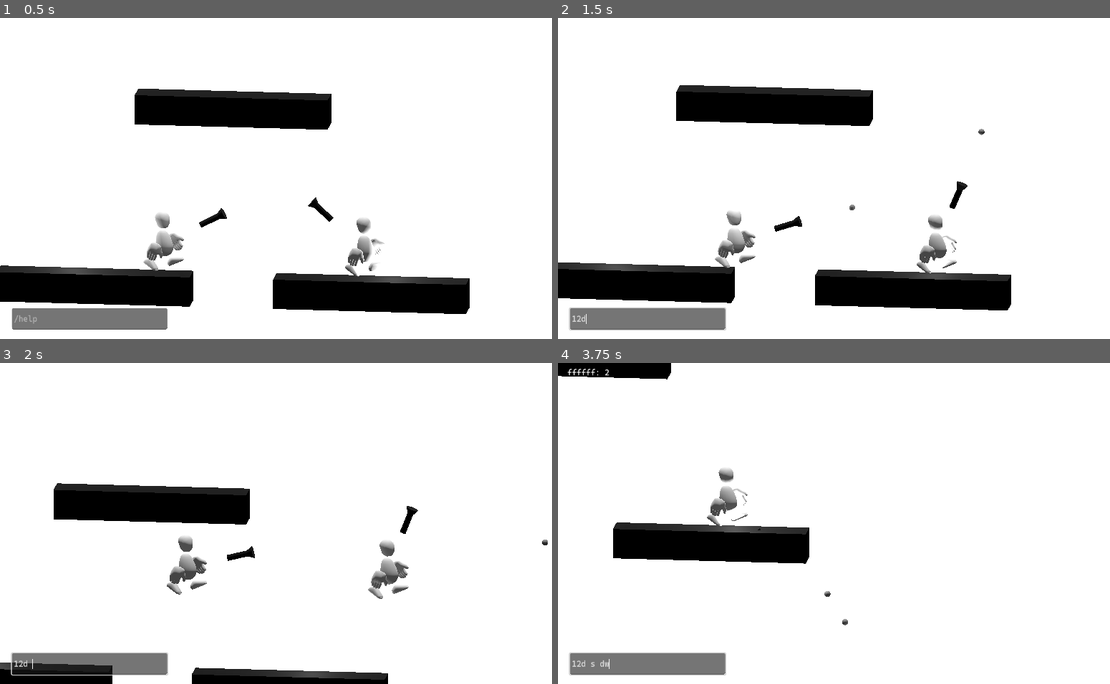
Above: before the commit, frames 1-4 (two rows, left to right).
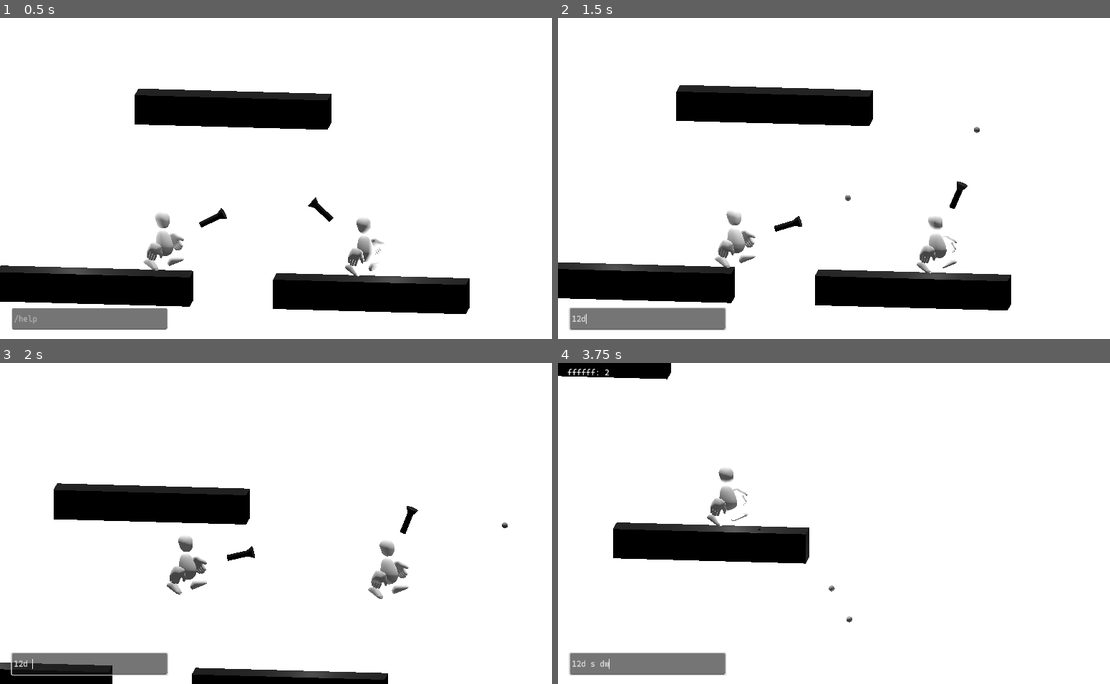
Above: after the commit, the same moments.

Repository: theowiik/project-epic-footsies-2
Game: Godot game, scene res://scenes/main.tscn
Same seed, same stepped clock (60 frames per second), same inputs: the game is played once before the commit and once after it. The engine's default icon, where the game draws it, is replaced by a stand-in: a white triangle on a blue panel in a dark square.
Inputs (mouse positions are in pixels of both pictures, inside the frame that each line leads up to):
- Up to frame 1 (0.5 s): no input
- Up to frame 2 (1.5 s): click (646, 319) at 0.52 s; type "12" at 0.6 s; move the mouse to (972, 162) at 1.27 s; hold D from 1.28 s (still down); click (972, 162) at 1.42 s
- Up to frame 3 (2 s): keep holding D; tap Space at 1.52 s
- Up to frame 4 (3.75 s): move the mouse to (729, 539) at 2.02 s; release D at 2.03 s; hold S 2.03-2.78 s; tap Space at 2.27 s; move the mouse to (900, 452) at 2.77 s; hold D 2.78-3.53 s; move the mouse to (817, 587) at 3.52 s; hold W from 3.53 s (still down); click (817, 587) at 3.67 s

Frame 1 is identical in both runs. In frame 2, 0.1% of the frame differs, in the area x 32-78%, y 33-78%; in frame 3, less than 0.1%; in frame 4, 0.1%.
Error after the commit: Parse Error: Could not resolve class "RapidFireDecorator", because of a parser error. (res://scripts/crystal_registry.gd:10)

Commit message:
Context improvement (#25)
* Re-structure context

* Old decorator

* Old decorator

* Bullet spread

* Rename to interface

* Fix linting

* Remove docs dir

* Rename power ups registry to crystal registry

* Rename to crystal repository

Diff:
--- a/game/objects/bullet.tscn
+++ b/game/objects/bullet.tscn
@@ -23,3 +23,5 @@
 
 [node name="CollisionShape3D" type="CollisionShape3D" parent="."]
 shape = SubResource("SphereShape3D_3ndsa")
+
+[node name="OmniLight3D" type="OmniLight3D" parent="."]
--- a/game/scripts/console.gd
+++ b/game/scripts/console.gd
@@ -39,10 +39,10 @@
 
 func _cmd_apply(args: Array):
 	if args.size() < 1:
-		write("Usage: /apply <powerup_name>")
+		write("Usage: /apply <crystal_name>")
 		return
 
-	var powerup_name = args[0]
+	var crystal_name = args[0]
 	var players = _get_players()
 
 	if players.size() == 0:
@@ -51,27 +51,27 @@
 
 	var success_count = 0
 	for player in players:
-		if player.apply_powerup(powerup_name):
+		if player.apply_crystal(crystal_name):
 			success_count += 1
 
 	if success_count > 0:
-		write("Applied '%s' to %d player(s)" % [powerup_name, success_count])
+		write("Applied '%s' to %d player(s)" % [crystal_name, success_count])
 	else:
-		write("Failed to apply '%s' (already active or invalid)" % powerup_name)
+		write("Failed to apply '%s' (already active or invalid)" % crystal_name)
 
 
 func _cmd_list(_args: Array):
-	var registry = PowerUpRegistry.new()
-	var powerups = registry.get_all_powerups()
-	write("Available powerups:")
-	for powerup in powerups:
-		write("  - " + powerup)
+	var registry = CrystalRegistry.new()
+	var crystals = registry.get_all_crystals()
+	write("Available crystals:")
+	for crystal in crystals:
+		write("  - " + crystal)
 
 
 func _cmd_help(_args: Array):
 	write("Available commands:")
-	write("  /apply <powerup_name> - Apply powerup to all players")
-	write("  /list - List all available powerups")
+	write("  /apply <crystal_name> - Apply crystal to all players")
+	write("  /list - List all available crystals")
 	write("  /help - Show this help message")
 
 
--- /dev/null
+++ b/game/scripts/crystal_registry.gd
@@ -0,0 +1,42 @@
+class_name CrystalRegistry
+extends RefCounted
+
+var movement_crystals = {
+	"phast": PhastDecorator,
+	"double_jump": DoubleJumpDecorator,
+}
+
+var shooting_crystals = {
+	"rapid_fire": RapidFireDecorator,
+	"triple_shot": TripleShotDecorator,
+	"fast_bullets": FastBulletsDecorator,
+	"recoil": RecoilDecorator,
+}
+
+
+func get_all_crystals() -> Array[String]:
+	var all: Array[String] = []
+	all.append_array(movement_crystals.keys())
+	all.append_array(shooting_crystals.keys())
+	return all
+
+
+func is_movement_crystal(name: String) -> bool:
+	return movement_crystals.has(name)
+
+
+func is_shooting_crystal(name: String) -> bool:
+	return shooting_crystals.has(name)
+
+
+func create_movement_decorator(name: String, base: MoverInterface) -> MoverInterface:
+	if not movement_crystals.has(name):
+		return null
+	return movement_crystals[name].new(base)
+
+
+func create_shooting_decorator(name: String, base: ShooterInterface) -> ShooterInterface:
+	if not shooting_crystals.has(name):
+		return null
+
+	return shooting_crystals[name].new(base)
--- a/game/scripts/movement/default_mover.gd
+++ b/game/scripts/movement/base_mover.gd
@@ -1,4 +1,4 @@
-class_name DefaultMover
+class_name BaseMover
 extends MoverInterface
 
 const JUMP_VELOCITY = 10.0
--- a/game/scripts/movement/decorators/double_jump_decorator.gd
+++ b/game/scripts/movement/decorators/double_jump_decorator.gd
@@ -18,4 +18,4 @@
 	):
 		context.jump_requested = true
 
-	return base_mover.process_movement(input_vector, delta, context)
+	return wrapped_mover.process_movement(input_vector, delta, context)
--- a/game/scripts/movement/decorators/phast_decorator.gd
+++ b/game/scripts/movement/decorators/phast_decorator.gd
@@ -4,7 +4,12 @@
 var speed_multiplier: float = 1.6
 
 
+func _init(mover: MoverInterface, multiplier: float = 1.6):
+	super(mover)
+	speed_multiplier = multiplier
+
+
 func process_movement(input_vector: Vector2, delta: float, context: MovementContext) -> Vector3:
-	var base_velocity = base_mover.process_movement(input_vector, delta, context)
-	base_velocity.x *= speed_multiplier
-	return base_velocity
+	var velocity = wrapped_mover.process_movement(input_vector, delta, context)
+	velocity.x *= speed_multiplier
+	return velocity
--- a/game/scripts/movement/movement_context.gd
+++ b/game/scripts/movement/movement_context.gd
@@ -6,6 +6,7 @@
 var jump_pressed: bool = false
 var jump_count: int = 0
 var jump_requested: bool = false
+var speed_multiplier: float = 1.0
 
 
 func _init(vel_y: float = 0.0, on_floor: bool = false, jump: bool = false, jumps: int = 0):
--- a/game/scripts/movement/mover_decorator.gd
+++ b/game/scripts/movement/movement_decorator.gd
@@ -1,12 +1,12 @@
 class_name MoverDecorator
 extends MoverInterface
 
-var base_mover: MoverInterface
+var wrapped_mover: MoverInterface
 
 
 func _init(mover: MoverInterface):
-	base_mover = mover
+	wrapped_mover = mover
 
 
 func process_movement(input_vector: Vector2, delta: float, context: MovementContext) -> Vector3:
-	return base_mover.process_movement(input_vector, delta, context)
+	return wrapped_mover.process_movement(input_vector, delta, context)
--- a/game/scripts/player.gd
+++ b/game/scripts/player.gd
@@ -1,3 +1,4 @@
+class_name Player
 extends CharacterBody3D
 
 const TEAM_COLOR: Color = Color(1, 0.4, 0.2, 1)
@@ -10,13 +11,14 @@
 # Movement
 var mover: MoverInterface
 var base_mover: MoverInterface
-var mover_decorators: Array[String] = []
+var mover_decorator_names: Array[String] = []
 var jump_count: int = 0
+var external_velocity: Vector3 = Vector3.ZERO
 
 # Shooting
 var shooter: ShooterInterface
 var base_shooter: ShooterInterface
-var shooter_decorators: Array[String] = []
+var shooter_decorator_names: Array[String] = []
 var shoot_cooldown: float = 0.0
 
 @onready var aim_pivot: Node3D = $AimPivot
@@ -24,15 +26,13 @@
 
 
 func _ready():
-	add_to_group(Constants.PLAYERS_GROUP)
-
 	# input = GamepadInput.new(device_id)
 	input = KeyboardMouseInput.new(self)
 
-	base_mover = DefaultMover.new(5.0)
+	base_mover = BaseMover.new(5.0)
 	mover = base_mover
 
-	base_shooter = DefaultShooter.new()
+	base_shooter = BaseShooter.new()
 	shooter = base_shooter
 
 
@@ -52,7 +52,12 @@
 		aim_pivot.rotation.z = angle
 
 	if input.is_shoot_pressed() and shoot_cooldown <= 0:
-		_shoot()
+		var direction = (shoot_position.global_position - global_position).normalized()
+		var context = ShootingContext.new(
+			shoot_position.global_position, direction, TEAM_COLOR, get_parent(), self
+		)
+
+		shooter.shoot(context)
 		shoot_cooldown = shooter.get_shoot_delay()
 
 
@@ -60,45 +65,48 @@
 	var context = MovementContext.new(
 		velocity.y, is_on_floor(), input.is_jump_just_pressed(), jump_count
 	)
+
 	velocity = mover.process_movement(input.get_movement(), delta, context)
 	jump_count = context.jump_count
+
+	# Apply and decay external velocity (knockback, recoil, etc.)
+	velocity += external_velocity
+	external_velocity = external_velocity.lerp(Vector3.ZERO, 10.0 * delta)
+	if external_velocity.length() < 0.1:
+		external_velocity = Vector3.ZERO
+
 	move_and_slide()
 
 
-func _shoot():
-	var direction = (shoot_position.global_position - global_position).normalized()
-	var context = ShootingContext.new(
-		shoot_position.global_position, direction, TEAM_COLOR, get_parent()
-	)
-	shooter.shoot(context)
+func apply_impulse(impulse: Vector3) -> void:
+	external_velocity += impulse
 
 
-func apply_powerup(powerup_name: String) -> bool:
-	var registry = PowerUpRegistry.new()
+func apply_crystal(crystal_name: String) -> bool:
+	var registry = CrystalRegistry.new()
 
-	if registry.is_movement_powerup(powerup_name):
-		if not mover_decorators.has(powerup_name):
-			mover_decorators.append(powerup_name)
-			_rebuild_movement_chain()
-			return true
-	elif registry.is_shooting_powerup(powerup_name):
-		if not shooter_decorators.has(powerup_name):
-			shooter_decorators.append(powerup_name)
-			_rebuild_shooting_chain()
-			return true
+	if registry.is_movement_crystal(crystal_name):
+		mover_decorator_names.append(crystal_name)
+		_rebuild_movement_chain()
+		return true
+
+	if registry.is_shooting_crystal(crystal_name):
+		shooter_decorator_names.append(crystal_name)
+		_rebuild_shooting_chain()
+		return true
 
 	return false
 
 
 func _rebuild_movement_chain():
-	var registry = PowerUpRegistry.new()
+	var registry = CrystalRegistry.new()
 	mover = base_mover
-	for powerup_name in mover_decorators:
-		mover = registry.create_movement_decorator(powerup_name, mover)
+	for crystal_name in mover_decorator_names:
+		mover = registry.create_movement_decorator(crystal_name, mover)
 
 
 func _rebuild_shooting_chain():
-	var registry = PowerUpRegistry.new()
+	var registry = CrystalRegistry.new()
 	shooter = base_shooter
-	for powerup_name in shooter_decorators:
-		shooter = registry.create_shooting_decorator(powerup_name, shooter)
+	for crystal_name in shooter_decorator_names:
+		shooter = registry.create_shooting_decorator(crystal_name, shooter)
--- a/game/scripts/powerup_registry.gd
+++ /dev/null
@@ -1,40 +0,0 @@
-class_name PowerUpRegistry
-extends RefCounted
-
-var movement_powerups = {
-	"phast": PhastDecorator,
-	"double_jump": DoubleJumpDecorator,
-}
-
-var shooting_powerups = {
-	"rapid_fire": RapidFireDecorator,
-	"triple_shot": TripleShotDecorator,
-	"fast_bullets": FastBulletsDecorator,
-}
-
-
-func get_all_powerups() -> Array[String]:
-	var all: Array[String] = []
-	all.append_array(movement_powerups.keys())
-	all.append_array(shooting_powerups.keys())
-	return all
-
-
-func is_movement_powerup(name: String) -> bool:
-	return movement_powerups.has(name)
-
-
-func is_shooting_powerup(name: String) -> bool:
-	return shooting_powerups.has(name)
-
-
-func create_movement_decorator(name: String, base: MoverInterface) -> MoverInterface:
-	if not movement_powerups.has(name):
-		return null
-	return movement_powerups[name].new(base)
-
-
-func create_shooting_decorator(name: String, base: ShooterInterface) -> ShooterInterface:
-	if not shooting_powerups.has(name):
-		return null
-	return shooting_powerups[name].new(base)
--- a/game/scripts/shooting/default_shooter.gd
+++ b/game/scripts/shooting/base_shooter.gd
@@ -1,4 +1,4 @@
-class_name DefaultShooter
+class_name BaseShooter
 extends ShooterInterface
 
 var bullet_scene: PackedScene = load("res://objects/bullet.tscn")
@@ -17,13 +17,12 @@
 	if context.bullet_speed == 0:
 		context.bullet_speed = bullet_speed * context.speed_multiplier
 
-	spawn_bullet(
-		context.from_position, context.direction, context.team_color, context.parent, context
-	)
+	var total_bullets = 1 + context.extra_shots
 
-	for extra in context.extra_shots:
-		var extra_dir = extra.get("direction", context.direction)
-		spawn_bullet(context.from_position, extra_dir, context.team_color, context.parent, context)
+	for i in range(total_bullets):
+		var spread_offset = randf_range(-context.spread, context.spread)
+		var shot_dir = context.direction.rotated(Vector3.FORWARD, deg_to_rad(spread_offset))
+		spawn_bullet(context.from_position, shot_dir, context.team_color, context.parent, context)
 
 
 func spawn_bullet(
--- a/game/scripts/shooting/decorators/fast_bullets_decorator.gd
+++ b/game/scripts/shooting/decorators/fast_bullets_decorator.gd
@@ -4,11 +4,6 @@
 var speed_multiplier: float = 2.0
 
 
-func _init(shooter: ShooterInterface, multiplier: float = 2.0):
-	super(shooter)
-	speed_multiplier = multiplier
-
-
 func shoot(context: ShootingContext) -> void:
 	context.speed_multiplier *= speed_multiplier
-	base_shooter.shoot(context)
+	wrapped_shooter.shoot(context)
--- a/game/scripts/shooting/decorators/rapid_fire_decorator.gd
+++ b/game/scripts/shooting/decorators/rapid_fire_decorator.gd
@@ -4,10 +4,9 @@
 var delay_multiplier: float = 0.5
 
 
-func _init(shooter: ShooterInterface, multiplier: float = 0.5):
-	super(shooter)
-	delay_multiplier = multiplier
+func get_shoot_delay() -> float:
+	return wrapped_shooter.get_shoot_delay() * delay_multiplier
 
 
 func get_shoot_delay() -> float:
-	return base_shooter.get_shoot_delay() * delay_multiplier
+	return wrapped_shooter.get_shoot_delay() * delay_multiplier
--- /dev/null
+++ b/game/scripts/shooting/decorators/recoil_decorator.gd
@@ -0,0 +1,16 @@
+class_name RecoilDecorator
+extends ShooterDecorator
+
+var knockback_strength: float = 3.0
+
+
+func shoot(context: ShootingContext) -> void:
+	wrapped_shooter.shoot(context)
+
+	if not context.player:
+		return
+
+	var knockback_direction = -context.direction
+	knockback_direction.y = 0
+
+	context.player.apply_impulse(knockback_direction.normalized() * knockback_strength)
--- a/game/scripts/shooting/decorators/triple_shot_decorator.gd
+++ b/game/scripts/shooting/decorators/triple_shot_decorator.gd
@@ -1,19 +1,7 @@
 class_name TripleShotDecorator
 extends ShooterDecorator
 
-var spread_angle: float = 15.0
-
-
-func _init(shooter: ShooterInterface, angle: float = 15.0):
-	super(shooter)
-	spread_angle = angle
-
 
 func shoot(context: ShootingContext) -> void:
-	var left_dir = context.direction.rotated(Vector3.FORWARD, deg_to_rad(spread_angle))
-	context.extra_shots.append({"direction": left_dir})
-
-	var right_dir = context.direction.rotated(Vector3.FORWARD, -deg_to_rad(spread_angle))
-	context.extra_shots.append({"direction": right_dir})
-
-	base_shooter.shoot(context)
+	context.extra_shots += 2
+	wrapped_shooter.shoot(context)
--- a/game/scripts/shooting/shooting_context.gd
+++ b/game/scripts/shooting/shooting_context.gd
@@ -1,18 +1,23 @@
 class_name ShootingContext
 extends RefCounted
 
+## Spread angle in degrees
+var spread: float = 15.0
 var from_position: Vector3
 var direction: Vector3
 var team_color: Color
 var parent: Node
+var player: CharacterBody3D
 var bullet_speed: float = 0.0
 var bullet_scene: PackedScene = null
 var speed_multiplier: float = 1.0
-var extra_shots: Array[Dictionary] = []
+var delay_multiplier: float = 1.0
+var extra_shots: int = 0
 
 
-func _init(pos: Vector3, dir: Vector3, color: Color, p: Node):
+func _init(pos: Vector3, dir: Vector3, color: Color, p: Node, player_ref: CharacterBody3D = null):
 	from_position = pos
 	direction = dir
 	team_color = color
 	parent = p
+	player = player_ref
--- a/game/scripts/shooting/shooter_decorator.gd
+++ b/game/scripts/shooting/shooting_decorator.gd
@@ -1,16 +1,16 @@
 class_name ShooterDecorator
 extends ShooterInterface
 
-var base_shooter: ShooterInterface
+var wrapped_shooter: ShooterInterface
 
 
 func _init(shooter: ShooterInterface):
-	base_shooter = shooter
+	wrapped_shooter = shooter
 
 
 func get_shoot_delay() -> float:
-	return base_shooter.get_shoot_delay()
+	return wrapped_shooter.get_shoot_delay()
 
 
 func shoot(context: ShootingContext) -> void:
-	base_shooter.shoot(context)
+	wrapped_shooter.shoot(context)
Not shown, changed: game/scripts/crystal_registry.gd.uid
Not shown, added: game/scripts/movement/base_mover.gd.uid
Not shown, removed: game/scripts/movement/default_mover.gd.uid
Not shown, added: game/scripts/movement/movement_decorator.gd.uid
Not shown, removed: game/scripts/movement/mover_decorator.gd.uid
Not shown, changed: game/scripts/movement/mover_interface.gd.uid
Not shown, added: game/scripts/shooting/base_shooter.gd.uid
Not shown, added: game/scripts/shooting/decorators/recoil_decorator.gd.uid
Not shown, removed: game/scripts/shooting/default_shooter.gd.uid
Not shown, removed: game/scripts/shooting/shooter_decorator.gd.uid
Not shown, added: game/scripts/shooting/shooter_decorator_config.gd.uid
Not shown, changed: game/scripts/shooting/shooter_interface.gd.uid
(and 1 more such lines)
